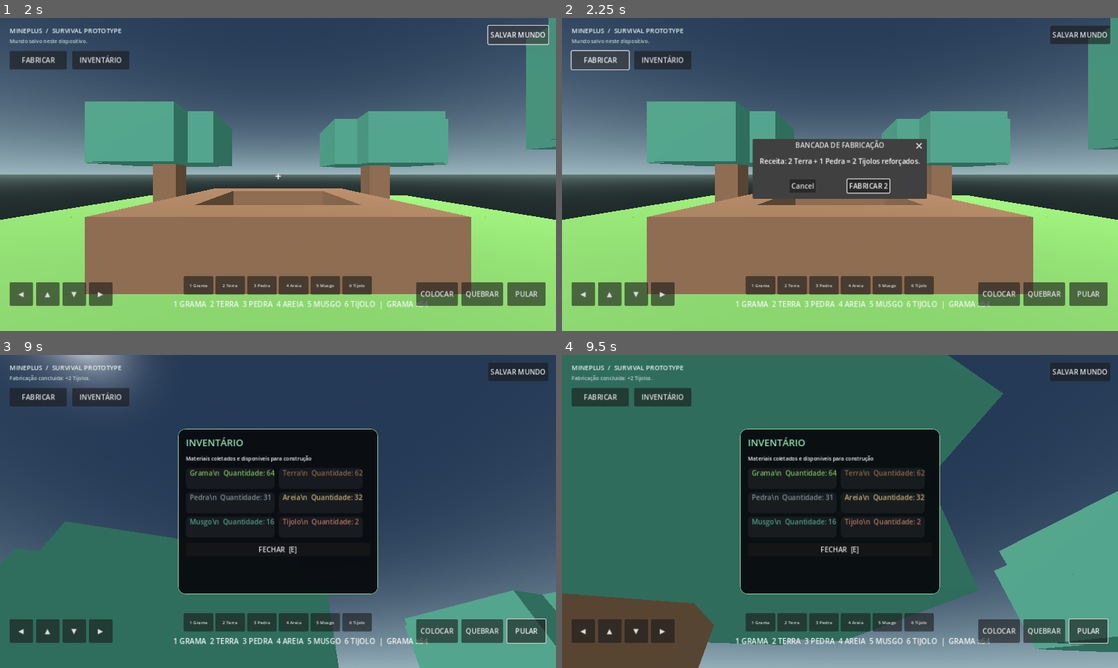
Above: before the commit, frames 1-4 (two rows, left to right).
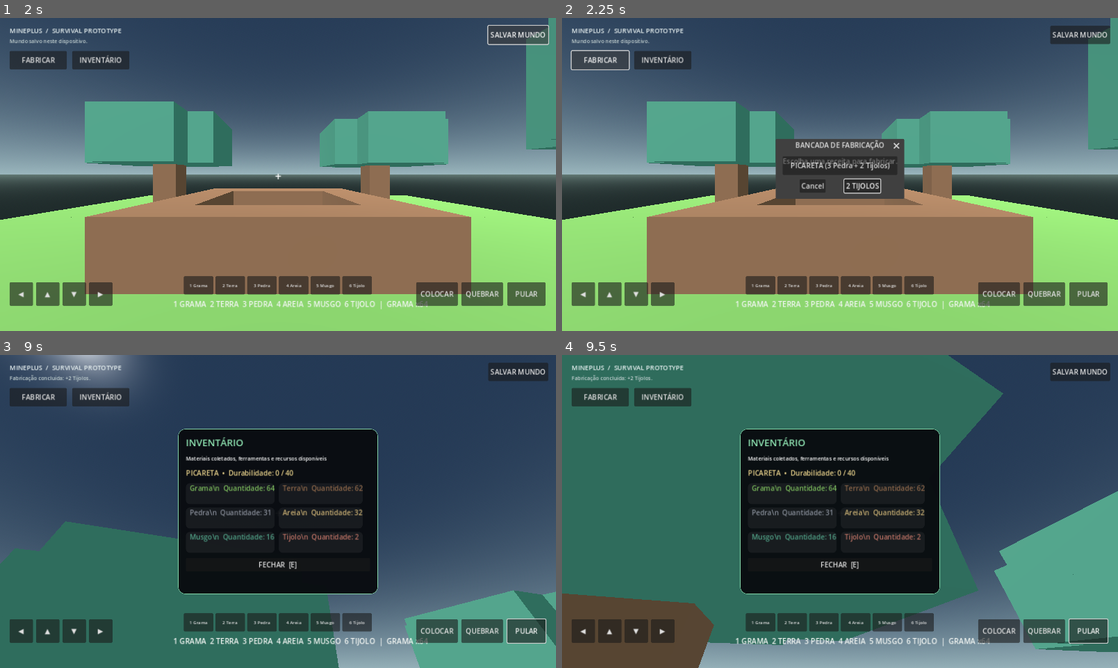
Above: after the commit, the same moments.

Repository: theolauria26-gif/MINEPLUS-PS4
Game: Godot game, scene res://scenes/main_menu.tscn
Two runs of this game, one before a commit and one after it. Both use one fixed random seed, a clock stepped at 60 frames per second and the inputs below.
Inputs (mouse positions are in pixels of both pictures, inside the frame that each line leads up to):
- Up to frame 1 (2 s): click "JOGAR" at 0.5 s; click "SALVAR MUNDO" at 1.25 s
- Up to frame 2 (2.25 s): click "FABRICAR" at 2 s
- Up to frame 3 (9 s): click "FABRICAR 2" (after the commit: "2 TIJOLOS") at 2.75 s; click "◀" at 3.5 s; click "▲" at 4.25 s; click "▼" at 5 s; click "▶" at 5.75 s; click "QUEBRAR" at 6.5 s; click "COLOCAR" at 7.25 s; click "PULAR" at 8 s; tap Enter at 8.75 s; move the mouse to (305, 511) at 8.77 s; hold W (move_forward) from 8.78 s (still down); tap E at 8.85 s; click (305, 511) at 8.92 s
- Up to frame 4 (9.5 s): keep holding W (move_forward); tap Space (jump) at 9.02 s

Frame 1 is identical in both runs. In frame 2, 2.0% of the frame differs, in the area x 34-66%, y 38-58%; in frame 3, 2.5%, in the area x 33-66%, y 32-69%; in frame 4, 2.5%.

Commit message:
Add craftable pickaxe with durability and save support

Diff:
--- a/scripts/world.gd
+++ b/scripts/world.gd
@@ -20,6 +20,7 @@
 var inventory_grid: GridContainer
 var look_sensitivity := 0.0025
 var configured_fov := 78.0
+var pickaxe_durability := 0
 
 func _ready() -> void:
 	_load_settings()
@@ -250,9 +251,13 @@
 	heading.add_theme_color_override("font_color", Color("#8ee3b1"))
 	stack.add_child(heading)
 	var hint := Label.new()
-	hint.text = "Materiais coletados e disponíveis para construção"
+	hint.text = "Materiais coletados, ferramentas e recursos disponíveis"
 	hint.add_theme_font_size_override("font_size", 12)
 	stack.add_child(hint)
+	var tool_label := Label.new()
+	tool_label.text = "PICARETA  •  Durabilidade: %d / 40" % pickaxe_durability
+	tool_label.add_theme_color_override("font_color", Color("#e9d28b"))
+	stack.add_child(tool_label)
 	inventory_grid = GridContainer.new()
 	inventory_grid.columns = 2
 	inventory_grid.add_theme_constant_override("h_separation", 10)
@@ -321,11 +326,32 @@
 func _show_crafting() -> void:
 	var dialog := ConfirmationDialog.new()
 	dialog.title = "BANCADA DE FABRICAÇÃO"
-	dialog.dialog_text = "Receita: 2 Terra + 1 Pedra = 2 Tijolos reforçados."
-	dialog.ok_button_text = "FABRICAR 2"
+	dialog.dialog_text = "Escolha uma receita para fabricar."
+	dialog.ok_button_text = "2 TIJOLOS"
 	dialog.confirmed.connect(_craft_bricks)
+	var pickaxe_button := Button.new()
+	pickaxe_button.text = "PICARETA (3 Pedra + 2 Tijolos)"
+	pickaxe_button.pressed.connect(func():
+		dialog.hide()
+		_craft_pickaxe()
+	)
+	dialog.add_child(pickaxe_button)
 	add_child(dialog)
 	dialog.popup_centered()
+
+func _craft_pickaxe() -> void:
+	if pickaxe_durability > 0:
+		status_label.text = "Você já possui uma picareta com %d de durabilidade." % pickaxe_durability
+		return
+	if block_counts[2] < 3 or block_counts[5] < 2:
+		status_label.text = "Picareta: faltam 3 Pedras e 2 Tijolos."
+		return
+	block_counts[2] -= 3
+	block_counts[5] -= 2
+	pickaxe_durability = 40
+	_update_hotbar()
+	_refresh_inventory()
+	status_label.text = "Picareta fabricada: 40 usos."
 
 func _craft_bricks() -> void:
 	if block_counts[1] < 2 or block_counts[2] < 1:
@@ -341,7 +367,7 @@
 	var saved_blocks: Array = []
 	for cell in blocks.keys():
 		saved_blocks.append([cell.x, cell.y, cell.z, int(blocks[cell].get_meta("block_type"))])
-	var payload := {"version": 1, "blocks": saved_blocks, "inventory": block_counts}
+	var payload := {"version": 2, "blocks": saved_blocks, "inventory": block_counts, "pickaxe_durability": pickaxe_durability}
 	var file := FileAccess.open("user://mineplus_world.json", FileAccess.WRITE)
 	if file:
 		file.store_string(JSON.stringify(payload))
@@ -361,6 +387,8 @@
 	for body in blocks.values():
 		body.queue_free()
 	blocks.clear()
+	if parsed.has("pickaxe_durability"):
+		pickaxe_durability = maxi(0, int(parsed["pickaxe_durability"]))
 	if parsed.has("inventory") and parsed["inventory"] is Array and parsed["inventory"].size() > 0:
 		for i in range(mini(BLOCK_NAMES.size(), parsed["inventory"].size())):
 			block_counts[i] = maxi(0, int(parsed["inventory"][i]))
@@ -454,10 +482,17 @@
 	else:
 		if cell.y >= 0:
 			var block_type := int(body.get_meta("block_type"))
+			if block_type == 2 or block_type == 5:
+				if pickaxe_durability <= 0:
+					status_label.text = "Precisa de uma picareta para minerar este bloco."
+					return
+				pickaxe_durability -= 1
 			block_counts[block_type] += 1
 			_remove_block(cell)
 			_update_hotbar()
 			_refresh_inventory()
+			if pickaxe_durability == 0:
+				status_label.text = "Sua picareta quebrou. Fabrique outra na bancada."
 
 func _notification(what: int) -> void:
 	if what == NOTIFICATION_WM_CLOSE_REQUEST:
